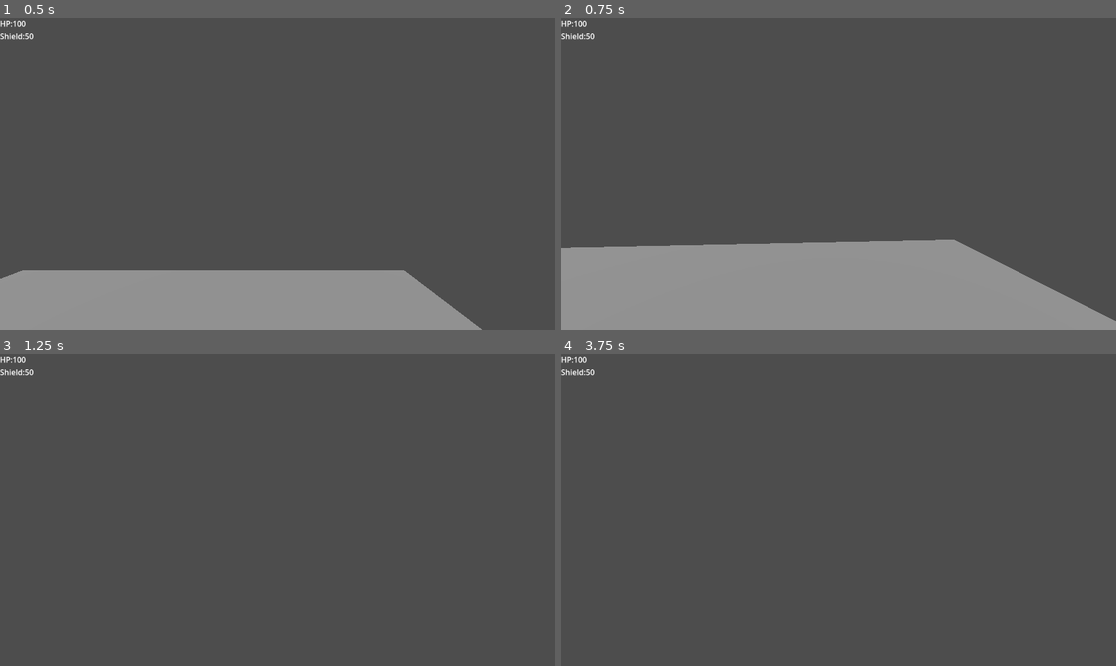
Above: before the commit, frames 1-4 (two rows, left to right).
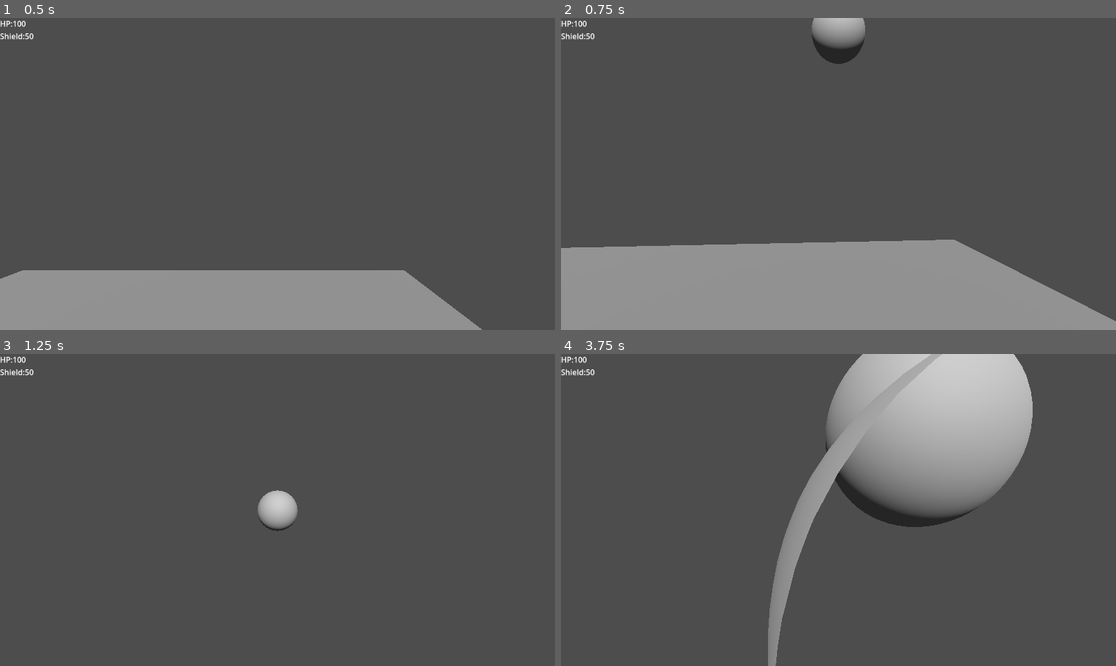
Above: after the commit, the same moments.

Repository: kuritism/scrimmages-during-internship-2
Game: Godot game, scene res://level.tscn
Two runs of this game, one before a commit and one after it. Both use one fixed random seed, a clock stepped at 60 frames per second and the inputs below.
Inputs (mouse positions are in pixels of both pictures, inside the frame that each line leads up to):
- Up to frame 1 (0.5 s): no input
- Up to frame 2 (0.75 s): move the mouse to (866, 174) at 0.52 s; press the mouse at (866, 174) at 0.53 s; hold W (move_forward) from 0.53 s (still down)
- Up to frame 3 (1.25 s): keep holding W (move_forward); tap Space (jump) at 0.77 s
- Up to frame 4 (3.75 s): keep holding W (move_forward); move the mouse to (810, 510) at 1.27 s; release the mouse at (810, 510) at 1.28 s; click (810, 510) at 1.35 s; tap Space (jump) at 1.52, 3.02 s; move the mouse to (849, 503) at 2.02 s; press the mouse at (849, 503) at 2.03 s; move the mouse to (832, 516) at 2.77 s; release the mouse at (832, 516) at 2.78 s; click (832, 516) at 2.85 s; move the mouse to (877, 513) at 3.52 s; press the mouse at (877, 513) at 3.53 s

Frame 1 is identical in both runs. In frame 2, 1.0% of the frame differs, in the area x 45-55%, y 0-15%; in frame 3, 0.7%; in frame 4, 18%, in the area x 37-85%, y 0-100%.

Commit message:
fixed_bullet spawn location
e

Diff:
--- a/Gun_Component.gd
+++ b/Gun_Component.gd
@@ -22,8 +22,9 @@
 		var bullet = instancedBull.instantiate()
 		add_child(bullet)
 		bullet.setup(bullet_damage)
-		bullet.position.x=position.x - 1
+		bullet.position.x=position.x
 		bullet.position.y=position.y - 0.5
+		bullet.position.z=position.z
 		bullet.reparent(root)
 	num_bullets -= 1
 	can_fire = false
--- a/level.tscn
+++ b/level.tscn
@@ -9,8 +9,6 @@
 [sub_resource type="PlaneMesh" id="PlaneMesh_s3vur"]
 
 [sub_resource type="WorldBoundaryShape3D" id="WorldBoundaryShape3D_d3oby"]
-
-[sub_resource type="CylinderShape3D" id="CylinderShape3D_pkv2p"]
 
 [node name="Node3D" type="Node3D"]
 
@@ -39,8 +37,3 @@
 
 [node name="Player" parent="GUI" instance=ExtResource("1_lin1h")]
 transform = Transform3D(1, 0, 0, 0, 1, 0, 0, 0, 1, 1.67801, 1.57629, 0.819533)
-
-[node name="Floor Detection" type="ShapeCast3D" parent="GUI/Player"]
-transform = Transform3D(0.9, 0, 0, 0, 0.208, 0, 0, 0, 0.9, 0, 0.116593, 0)
-shape = SubResource("CylinderShape3D_pkv2p")
-target_position = Vector3(0, -4.5, 0)
--- a/player.gd
+++ b/player.gd
@@ -6,6 +6,7 @@
 
 @onready var twist_pivot := $TwistPivot
 @onready var pitch_pivot := $TwistPivot/PitchPivot
+@onready var gun := $"TwistPivot/PitchPivot/Gun Component"
 
 func _ready() -> void:
 	Input.set_mouse_mode(Input.MOUSE_MODE_CAPTURED)
@@ -35,9 +36,9 @@
 	twist_input = 0.0
 	pitch_input = 0.0
 	if Input.is_action_pressed("fire"):
-		$"Gun Component".attempt_fire()
+		gun.attempt_fire()
 	if Input.is_action_pressed("reload"):
-		$"Gun Component".attempt_reload()
+		gun.attempt_reload()
 
 	if $"HP".HP <= 0:
 		for child in self.get_children():
--- a/player.tscn
+++ b/player.tscn
@@ -29,21 +29,22 @@
 [node name="Camera3D" type="Camera3D" parent="TwistPivot/PitchPivot"]
 transform = Transform3D(1, 0, 0, 0, 1, 0, 0, 0, 1, 0, 0.499952, -0.495036)
 
-[node name="HP" parent="." instance=ExtResource("2_o5ksn")]
-
-[node name="Gun Component" type="Node3D" parent="."]
+[node name="Gun Component" type="Node3D" parent="TwistPivot/PitchPivot"]
+transform = Transform3D(1, 0, 0, 0, 1, 0, 0, 0, 1, 0, 0.5, -0.896427)
 script = ExtResource("2_gls47")
 
-[node name="Chamber_Time" type="Timer" parent="Gun Component"]
+[node name="Chamber_Time" type="Timer" parent="TwistPivot/PitchPivot/Gun Component"]
 one_shot = true
 
-[node name="Reload_Time" type="Timer" parent="Gun Component"]
+[node name="Reload_Time" type="Timer" parent="TwistPivot/PitchPivot/Gun Component"]
 one_shot = true
+
+[node name="HP" parent="." instance=ExtResource("2_o5ksn")]
 
 [node name="Floor Detection" type="ShapeCast3D" parent="."]
 transform = Transform3D(0.9, 0, 0, 0, 0.208, 0, 0, 0, 0.9, 0, 0.116593, 0)
 shape = SubResource("CylinderShape3D_xlftk")
 target_position = Vector3(0, -4.5, 0)
 
-[connection signal="timeout" from="Gun Component/Chamber_Time" to="Gun Component" method="_on_chamber_time_timeout"]
-[connection signal="timeout" from="Gun Component/Reload_Time" to="Gun Component" method="_on_reload_time_timeout"]
+[connection signal="timeout" from="TwistPivot/PitchPivot/Gun Component/Chamber_Time" to="TwistPivot/PitchPivot/Gun Component" method="_on_chamber_time_timeout"]
+[connection signal="timeout" from="TwistPivot/PitchPivot/Gun Component/Reload_Time" to="TwistPivot/PitchPivot/Gun Component" method="_on_reload_time_timeout"]
Not shown: 1 places in Bullet.tscn that only renumber resources
Not shown: 1 places in level.tscn that only renumber resources
